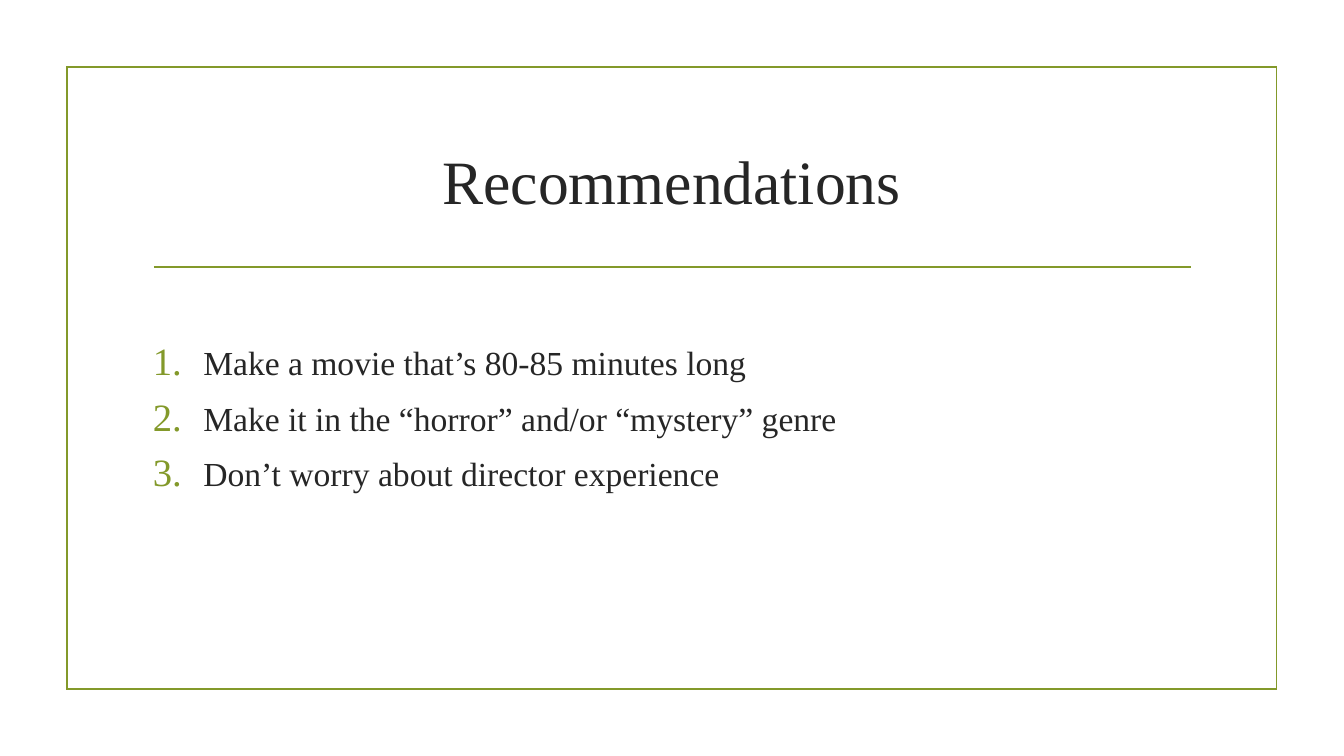
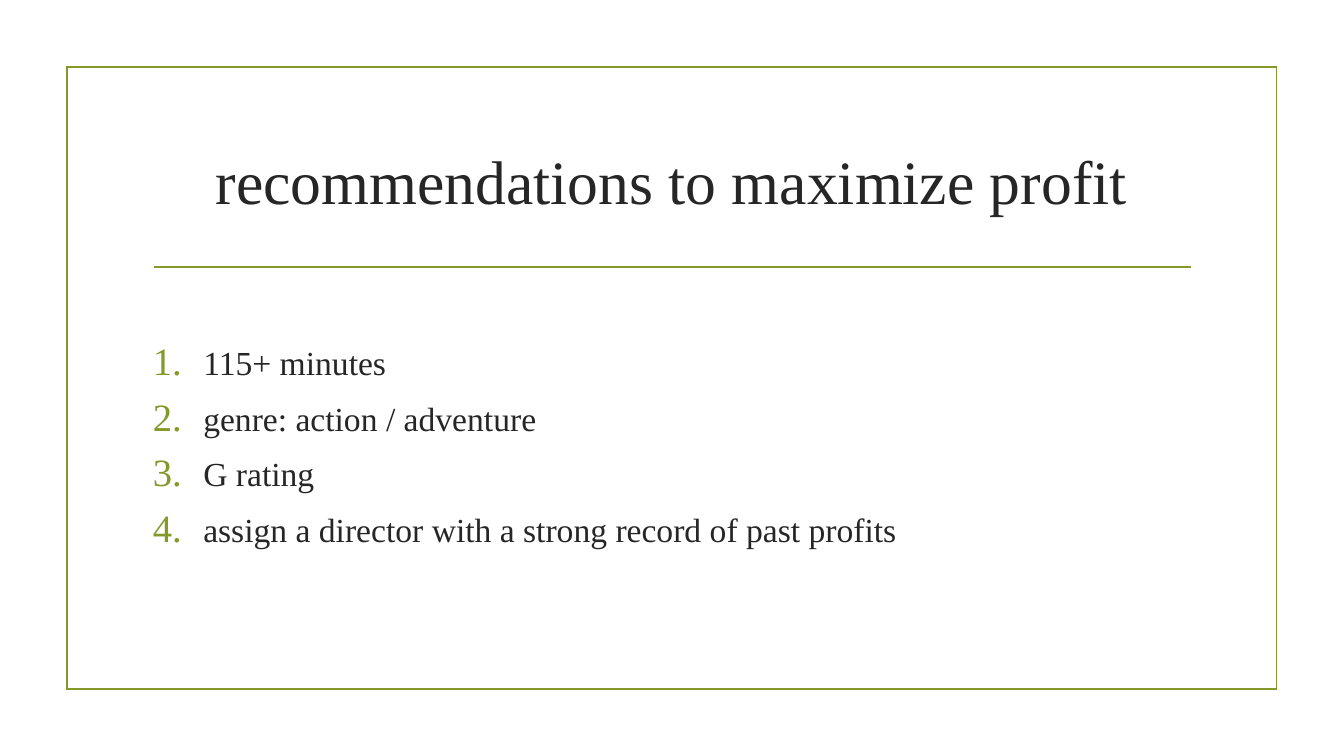
Before and after one commit to aarongalbraith/flatiron-phase1-project-redo, a slide deck: slide 16 of phase 1 project presentation.pptx (slide 14 before the commit). Drawn at 1344x756 pixels with LibreOffice and Linux fonts; fonts in the diff are those of the drawing; background and template pictures are left out. Boxes give left, top, right and bottom in pixels: in the first picture for what was removed or moved away, otherwise in the second. Text is boxed around its words. In the diff, an @@ line names an element or a change of style, - is before the commit and + after.

```diff
--- a/phase 1 project presentation.pptx
+++ b/phase 1 project presentation.pptx
@@ title at [216, 160, 1127, 216]: text changed @@
-Recommendations
+recommendations to maximize profit
@@ text at [203, 352, 897, 548]: text changed @@
-1. Make a movie that’s 80-85 minutes long
-2. Make it in the “horror” and/or “mystery” genre
-3. Don’t worry about director experience
+1. 115+ minutes
+2. genre: action / adventure
+3. G rating
+4. assign a director with a strong record of past profits
```
Also in this commit, not shown: 7 other slides changed, 4 slides added, 1 slide removed.
